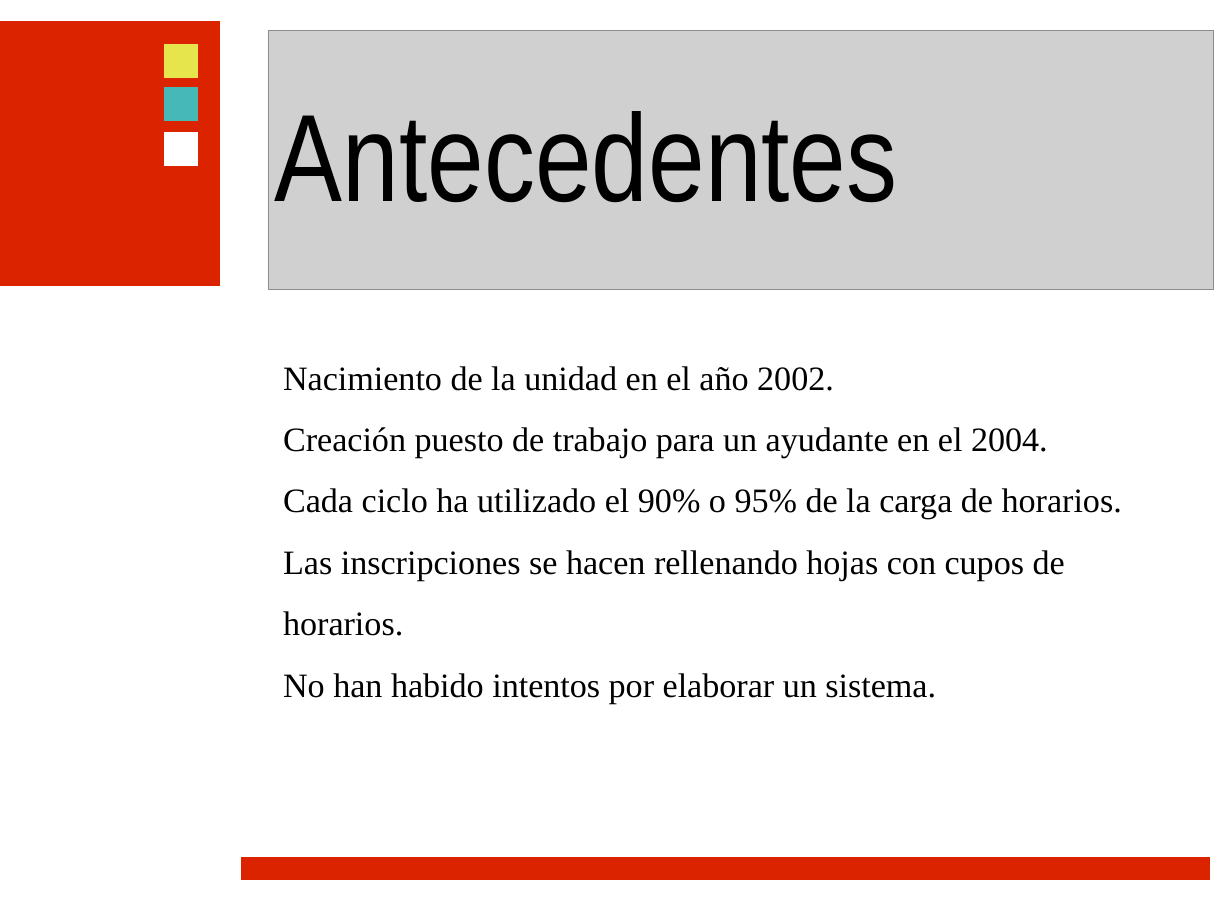
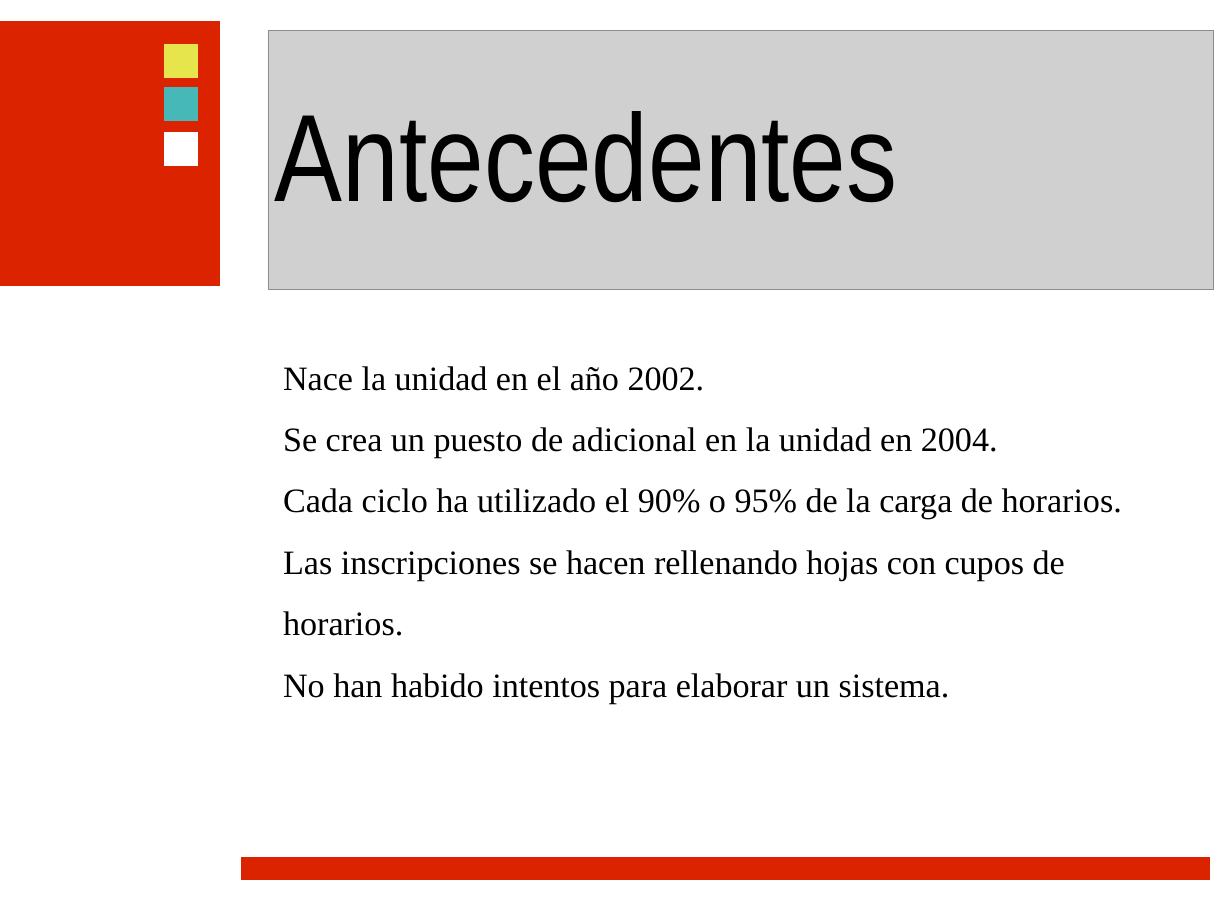
Before and after one commit to ramayac/jhard, a slide deck: slide 3 of presentaciones/primera defensa/jhard.odp. Drawn at 1232x924 pixels with LibreOffice and Linux fonts; fonts in the diff are those of the drawing; grey boxes stand for pictures; background and template pictures are left out. Boxes give left, top, right and bottom in pixels: in the first picture for what was removed or moved away, otherwise in the second. Text is boxed around its words. In the diff, an @@ line names an element or a change of style, - is before the commit and + after.

```diff
--- a/presentaciones/primera defensa/jhard.odp
+++ b/presentaciones/primera defensa/jhard.odp
@@ text at <box>283,366,998,458</box>: text changed @@
-• Nacimiento de la unidad en el año 2002.
-• Creación puesto de trabajo para un ayudante en el 2004.
+• Nace la unidad en el año 2002.
+• Se crea un puesto de adicional en la unidad en 2004.
@@ text at <box>283,673,950,704</box>: text changed @@
-• No han habido intentos por elaborar un sistema.
+• No han habido intentos para elaborar un sistema.
```
Also in this commit, not shown: 23 other slides changed.
